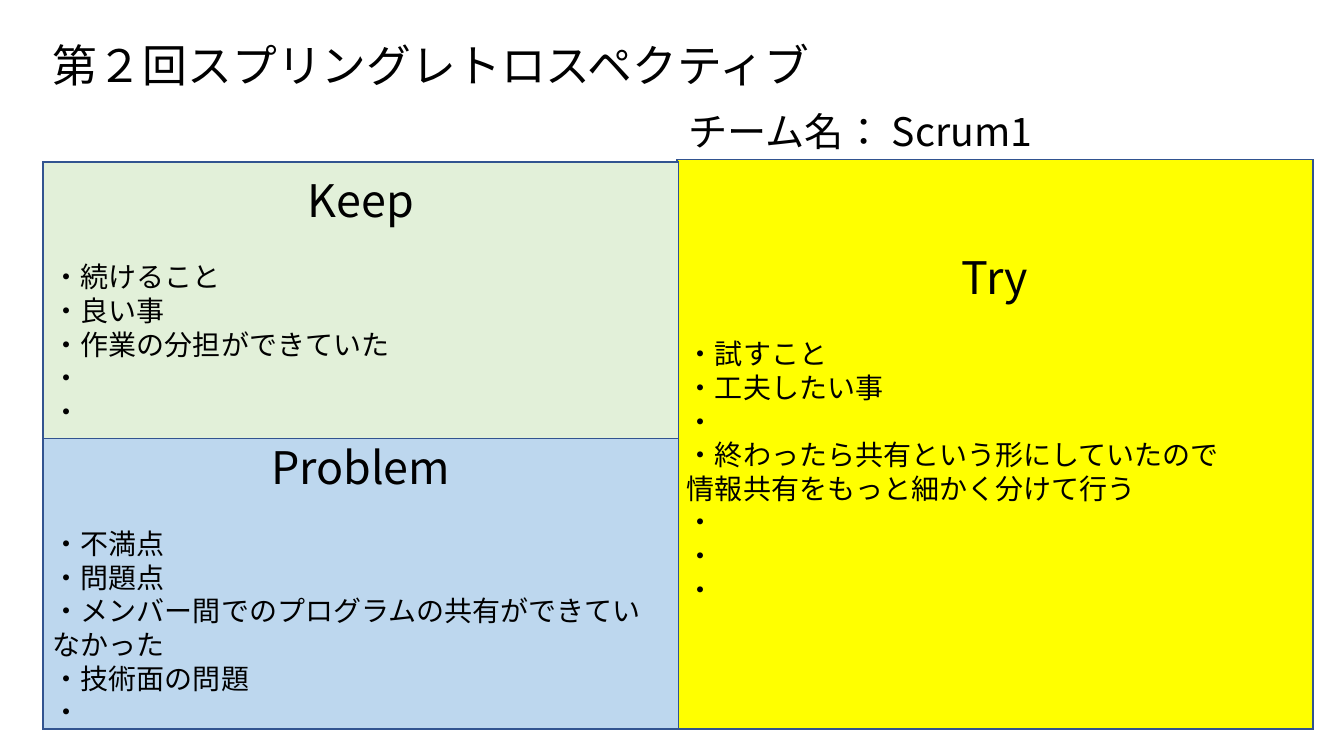
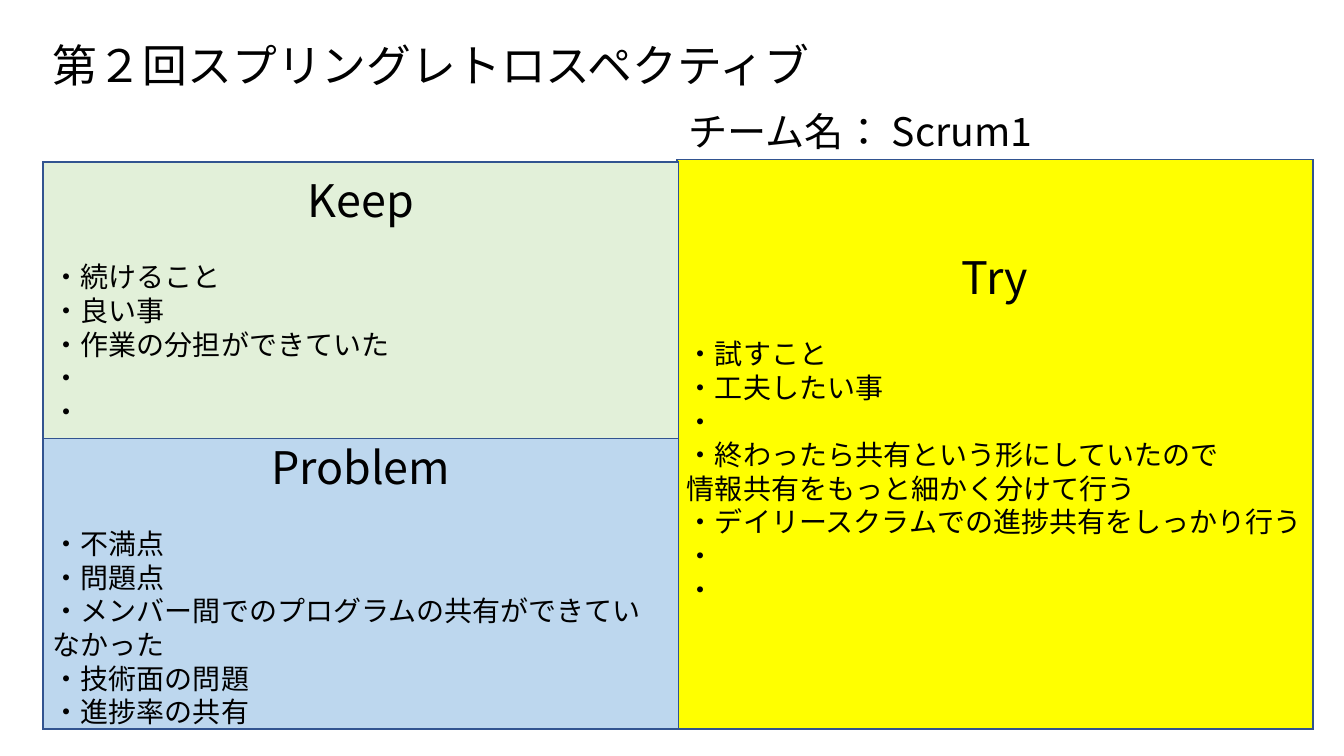
Before and after one commit to fu-syoji-t/SD3D_2023_Scrum1, a slide deck: slide 1 of 06レビュー記録/第2回スプリングレトロスペクティブ.pptx. Drawn at 1344x756 pixels with LibreOffice and Linux fonts; fonts in the diff are those of the drawing. Boxes give left, top, right and bottom in pixels: in the first picture for what was removed or moved away, otherwise in the second. Text is boxed around its words. In the diff, an @@ line names an element or a change of style, - is before the commit and + after.

```diff
--- a/06レビュー記録/第2回スプリングレトロスペクティブ.pptx
+++ b/06レビュー記録/第2回スプリングレトロスペクティブ.pptx
@@ text in rectangle at (687,508,1302,535): paragraph added @@
+・デイリースクラムでの進捗共有をしっかり行う
@@ text in rectangle at (53,698,249,730): text changed @@
-・
+・進捗率の共有
```
